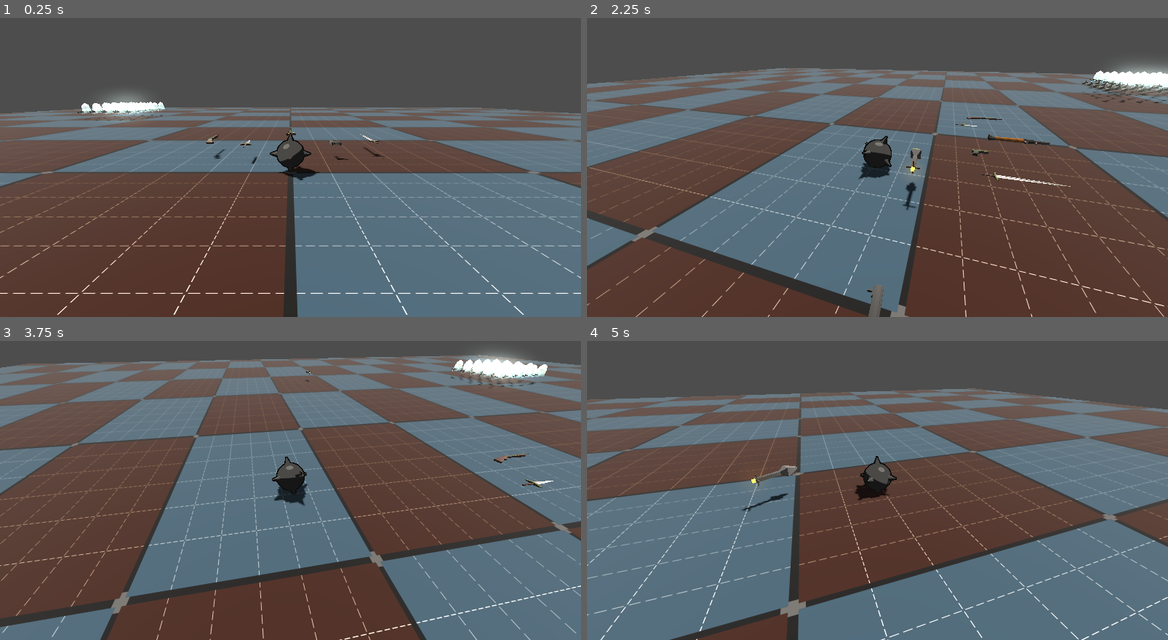
Above: before the commit, frames 1-4 (two rows, left to right).
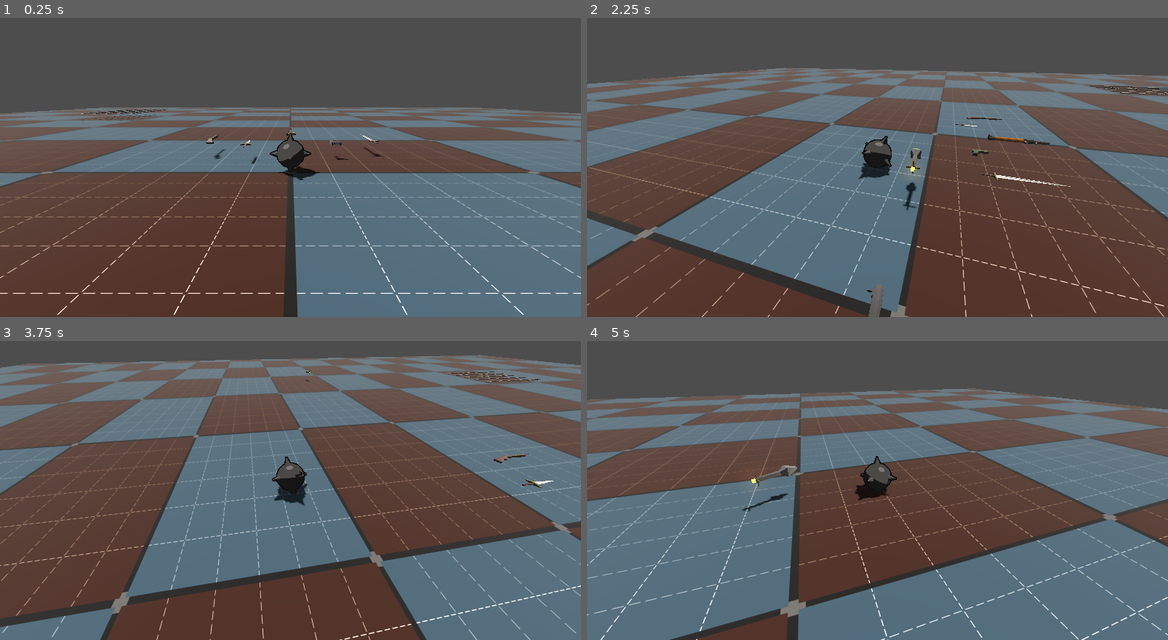
Above: after the commit, the same moments.

Repository: erikringwalters/pirate-jam-16-prototype
Game: Godot game, scene res://scenes/main.tscn
Two runs of this game, one before a commit and one after it. Both use one fixed random seed, a clock stepped at 60 frames per second and the inputs below.
Inputs (mouse positions are in pixels of both pictures, inside the frame that each line leads up to):
- Up to frame 1 (0.25 s): no input
- Up to frame 2 (2.25 s): move the mouse to (1005, 137) at 0.52 s; press the mouse at (1005, 137) at 0.53 s; hold D (move_right) 0.53-1.28 s; move the mouse to (848, 155) at 1.27 s; release the mouse at (848, 155) at 1.28 s; hold W (move_up) from 1.28 s (still down); click (848, 155) at 1.35 s; move the mouse to (889, 146) at 2.02 s; press the mouse at (889, 146) at 2.03 s
- Up to frame 3 (3.75 s): keep holding W (move_up); move the mouse to (284, 481) at 2.77 s; release the mouse at (284, 481) at 2.78 s; click (284, 481) at 2.85 s; move the mouse to (331, 481) at 3.52 s; press the mouse at (331, 481) at 3.53 s
- Up to frame 4 (5 s): keep holding W (move_up); move the mouse to (831, 472) at 4.27 s; release the mouse at (831, 472) at 4.28 s; click (831, 472) at 4.35 s

The runs differ from the first frame. In frame 1, 0.8% of the frame differs, in the area x 13-29%, y 25-35%; in frame 2, 1.1%, in the area x 85-100%, y 15-29%; in frame 3, 1.1%; in frame 4, nothing differs.

Commit message:
weapon picks up other weapons

Diff:
--- a/scenes/main.tscn
+++ b/scenes/main.tscn
@@ -55,6 +55,7 @@
 [node name="Main" type="Node3D"]
 script = ExtResource("1_ya4ey")
 enemy_scene = ExtResource("11_ya4ey")
+weapon_scene = ExtResource("9_dp3eg")
 
 [node name="WorldEnvironment" type="WorldEnvironment" parent="."]
 environment = SubResource("Environment_h2yge")
--- a/scripts/explosion.gd
+++ b/scripts/explosion.gd
@@ -7,7 +7,7 @@
 func _ready() -> void:
 	$Lifetime.start()
 
-func _physics_process(delta: float) -> void:
+func _physics_process(_delta: float) -> void:
 	const rate = 1.1
 	get_node('MeshInstance3D').mesh.radius *= rate
 	get_node('MeshInstance3D').mesh.height = get_node('MeshInstance3D').mesh.radius*2
@@ -31,7 +31,7 @@
 
 func explosion():
 	var force_dir : Vector3
-	var random_vector : Vector3
+	#var random_vector : Vector3
 	#Applying the explosion force for every Rigidbody in the array.
 	for j in items_in_radius:
 		#Getting a direction vector between the bomb and all nearby RigidBodies. This line of code later helps to calculate a trajectory    for the Rigidbodies.
@@ -39,7 +39,7 @@
 		#Make it go up because otherwise it is shoved into the ground
 		force_dir += Vector3(0.0,2.0,0.0)
 		#Generating a position on the object where the force will be applied. This line of code makes the Rigidbodies randomly rotate after the explosion.
-		random_vector = Vector3(randf_range(0, 1), randf_range(0, 1), randf_range(0, 1)) * force_dir
+		#random_vector = Vector3(randf_range(0, 1), randf_range(0, 1), randf_range(0, 1)) * force_dir
 		#j.apply_impulse(random_vector, force_dir * explosion_force)
 		# can also probably be this if we don't want spin:
 		j.apply_impulse(force_dir * explosion_force, force_dir)
--- /dev/null
+++ b/scripts/hit_box.gd
@@ -0,0 +1,7 @@
+extends Area3D
+
+func emit_picked_up_signal():
+	pass # activate pickup area
+
+func on_area_entered():
+	pass # send signal to player to take damage
--- a/scripts/main.gd
+++ b/scripts/main.gd
@@ -1,6 +1,8 @@
 extends Node3D
 
 @export var enemy_scene : PackedScene
+@export var weapon_scene : PackedScene
+
 @export var x_offset : float = 20.0
 @export var y_offset : float = 1.0
 @export var z_offset : float = 20.0
@@ -13,9 +15,12 @@
 func spawn_wave(n:int) -> void:
 	for i in n:
 		for j in n:
-			var enemy = enemy_scene.instantiate()
-			add_child(enemy)
-			enemy.global_transform.origin = Vector3(
+			#var enemy = enemy_scene.instantiate()
+			#add_child(enemy)
+			var weapon = weapon_scene.instantiate()
+			add_child(weapon)
+			#enemy.global_transform.origin = Vector3(
+			weapon.global_transform.origin = Vector3(
 				i * spread_offset + x_offset,
 				y_offset,
 				j * spread_offset + z_offset
--- a/scripts/player.gd
+++ b/scripts/player.gd
@@ -14,8 +14,6 @@
 
 @onready var _camera_pivot:Node3D = %CameraPivot
 @onready var _camera:Camera3D = %Camera
-
-var _name = 'player'
 
 func _ready() -> void:
 	%CameraPivot.top_level = true
@@ -76,6 +74,8 @@
 
 func _on_pickup_body_entered(body: Node3D) -> void:
 	if(body.is_in_group("Pickup")):
-		body.get_node("RBCollision").reparent(self, true)
+		var collision = body.get_node("RBCollision")
+		collision.reparent(self, true)
+		collision.get_node("HitBox").connect("body_entered", Callable(self, "_on_pickup_body_entered"))
 		body.set_deferred("freeze", true)
 		body.pick_up()
--- a/scripts/weapon.gd
+++ b/scripts/weapon.gd
@@ -12,6 +12,7 @@
 @export var scatter_shot : bool = false
 
 @onready var is_pickedup = false
+@onready var hit_box = $"RBCollision/HitBox"
 var _raycast:RayCast3D
 
 # Conditional projectile weapon variables, will remain null if not projectile
@@ -29,14 +30,14 @@
 		_raycast = %RayCast
 		gun_barrel = _raycast
 
-func add_child_logic(projectile) -> void:
+func add_child_logic(_projectile) -> void:
 	# Currently, when an enemy spawns with a projectile weapon, the `get_parent()` returns
 	#	the enemy, making the projectile continuously follows the rotation of the enemy. So
 	#	instead we need to go a level higher to assign the world as the parent
 	if ('Main' in String(get_parent().name)):
-		get_parent().add_child(projectile)
+		get_parent().add_child(_projectile)
 	else:
-		get_parent().get_parent().add_child(projectile)
+		get_parent().get_parent().add_child(_projectile)
 
 func shoot() -> void:
 	if (scatter_shot):
Not shown, added: scripts/hit_box.gd.uid
